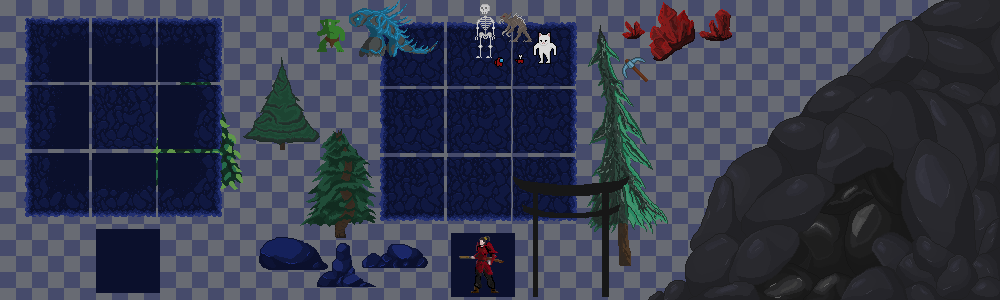
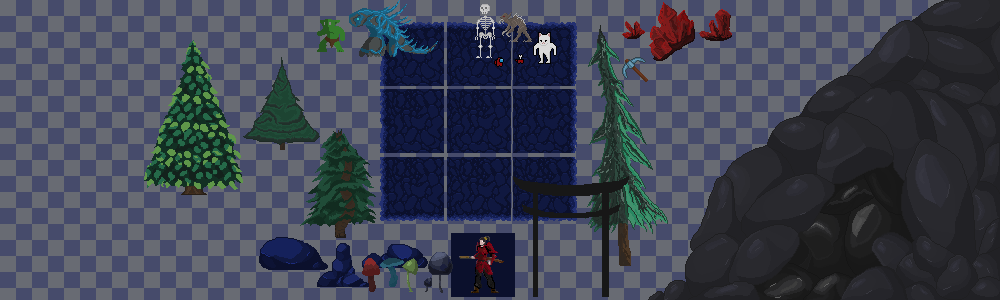
Two versions of the same layered image (1000 x 300). Layer-by-layer changes:
added layer "гриб 05" above "гриб 04" over [left=380, top=258, right=404, bottom=287]
added layer "гриб 04" above "Гриб 03" over [left=362, top=258, right=380, bottom=292]
added layer "Гриб 03" above "Гриб 0,2" over [left=402, top=258, right=418, bottom=292]
added layer "Гриб 0,2" above "Гриб 01" over [left=424, top=277, right=432, bottom=292]
added layer "Гриб 01" above "Задники для пещер 0.2" over [left=428, top=252, right=453, bottom=293]
hid group "Задники для пещер 0.2" (11 layers) over [left=24, top=18, right=222, bottom=293]
